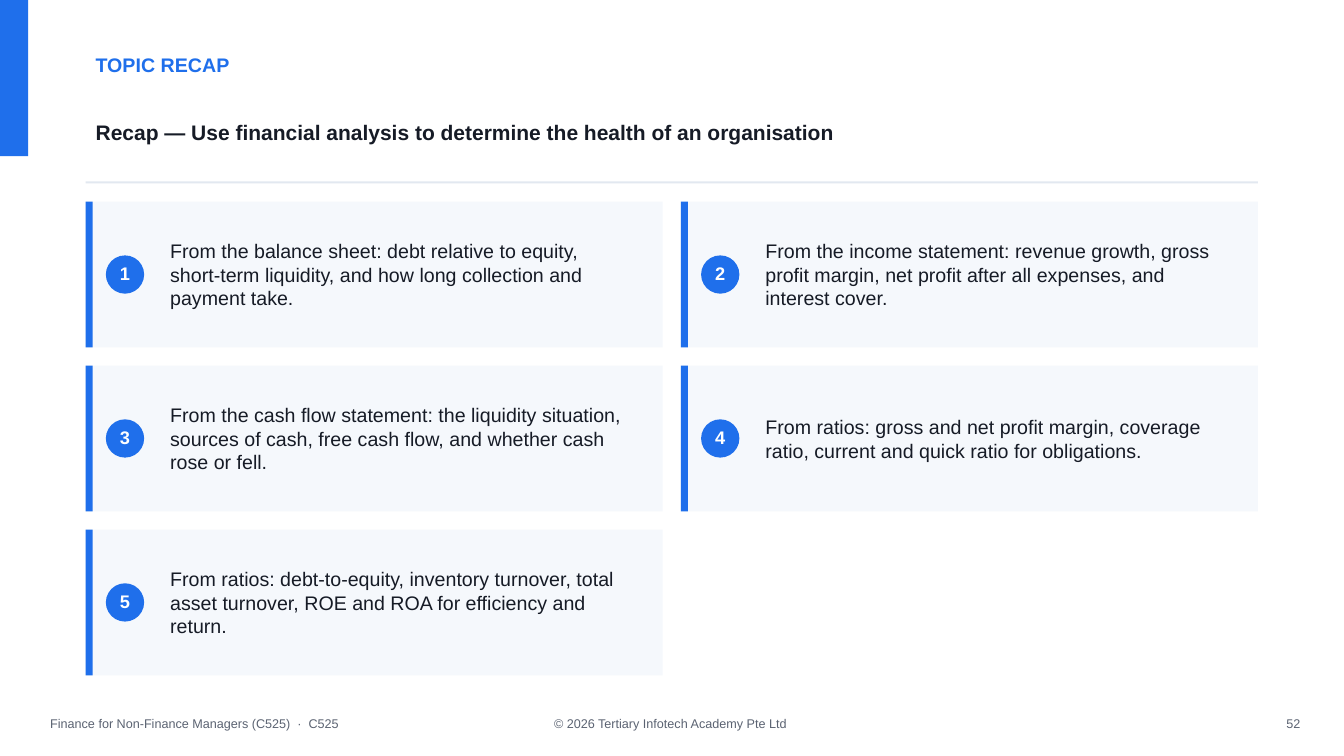
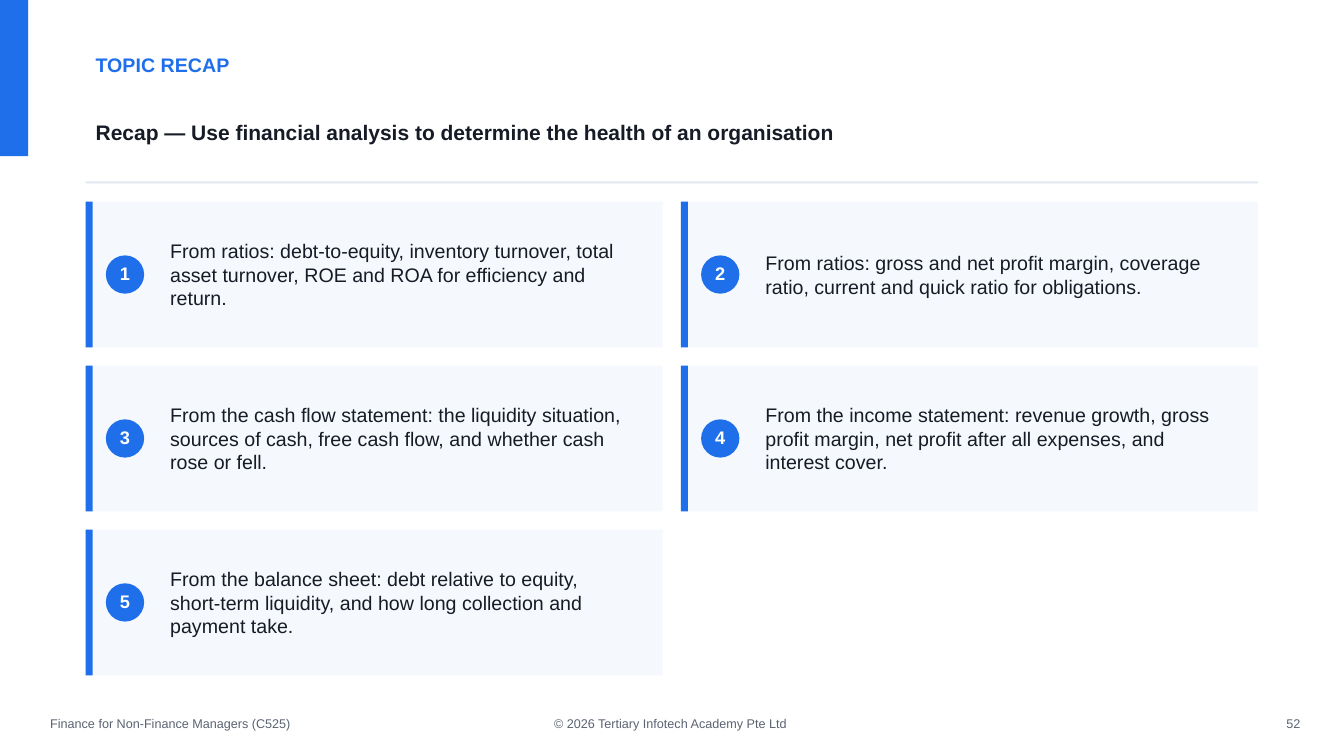
Before and after one commit to tertiarycourses/C525-Finance-for-Non-Finance-Managers, a slide deck: slide 53 of courseware/Finance for Non-Finance Managers (C525)-v10.pptx. Drawn at 1344x756 pixels with LibreOffice and Linux fonts; fonts in the diff are those of the drawing. Boxes give left, top, right and bottom in pixels: in the first picture for what was removed or moved away, otherwise in the second. Text is boxed around its words. In the diff, an @@ line names an element or a change of style, - is before the commit and + after.

```diff
--- a/courseware/Finance for Non-Finance Managers (C525)-v10.pptx
+++ b/courseware/Finance for Non-Finance Managers (C525)-v10.pptx
@@ text at [170,243,613,305]: text changed @@
-From the balance sheet: debt relative to equity, short-term liquidity, and how long collection and payment take.
+From ratios: debt-to-equity, inventory turnover, total asset turnover, ROE and ROA for efficiency and return.
@@ text at [765,255,1201,298]: text changed @@
-From the income statement: revenue growth, gross profit margin, net profit after all expenses, and interest cover.
+From ratios: gross and net profit margin, coverage ratio, current and quick ratio for obligations.
@@ text at [765,407,1209,470]: text changed @@
-From ratios: gross and net profit margin, coverage ratio, current and quick ratio for obligations.
+From the income statement: revenue growth, gross profit margin, net profit after all expenses, and interest cover.
@@ text at [170,571,582,637]: text changed @@
-From ratios: debt-to-equity, inventory turnover, total asset turnover, ROE and ROA for efficiency and return.
+From the balance sheet: debt relative to equity, short-term liquidity, and how long collection and payment take.
@@ text at [50,719,291,731]: text changed @@
-Finance for Non-Finance Managers (C525) · C525
+Finance for Non-Finance Managers (C525)
```
Also in this commit, not shown: 83 other slides changed, 2 other files.
